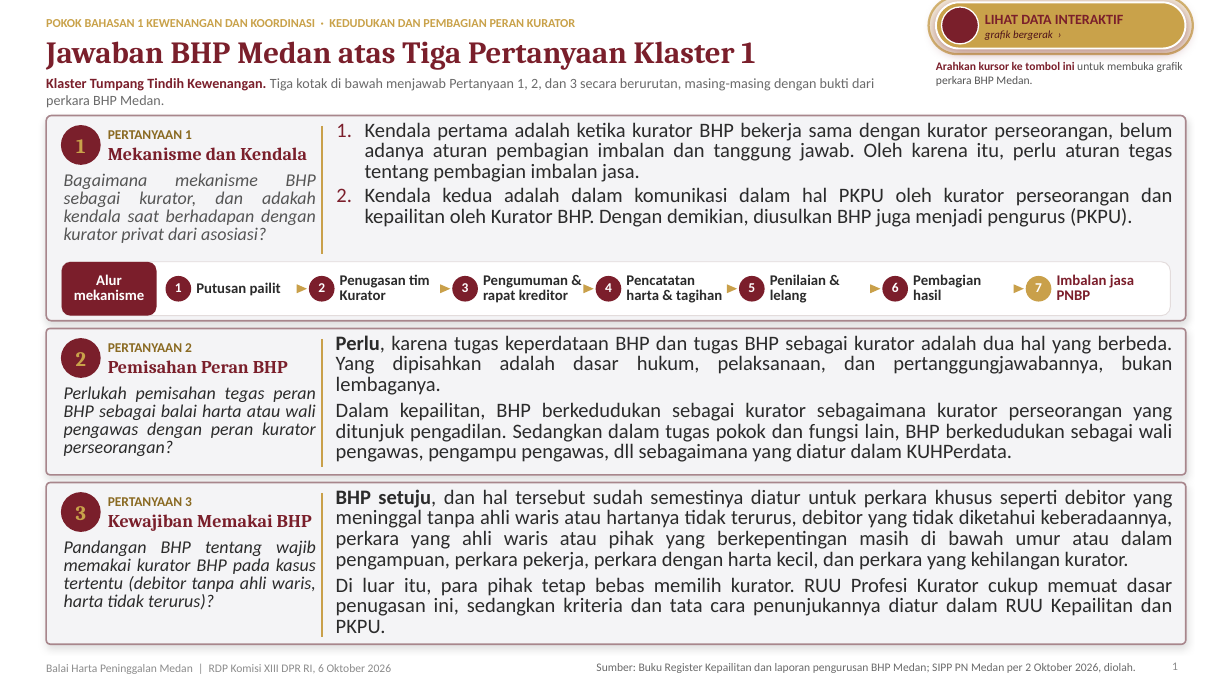
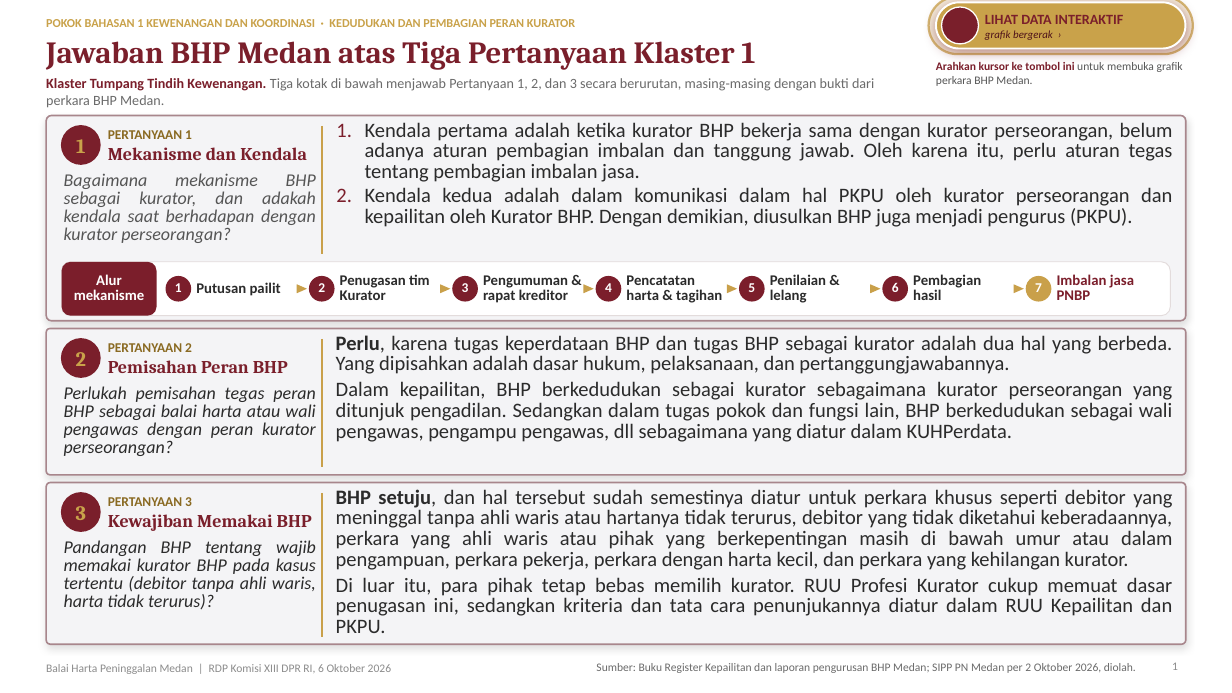
Before and after one commit to artheralawfirm-cloud/SAPAWALI, a slide deck: slide 1 of presentasi/slide-bhp-medan/BHP-Medan-Paparan-Klaster-1.pptx. Drawn at 1232x693 pixels with LibreOffice and Linux fonts; fonts in the diff are those of the drawing; background and template pictures are left out. Boxes give left, top, right and bottom in pixels: in the first picture for what was removed or moved away, otherwise in the second. Text is boxed around its words. In the diff, an @@ line names an element or a change of style, - is before the commit and + after.

```diff
--- a/presentasi/slide-bhp-medan/BHP-Medan-Paparan-Klaster-1.pptx
+++ b/presentasi/slide-bhp-medan/BHP-Medan-Paparan-Klaster-1.pptx
@@ text at [64, 173, 316, 243]: text changed @@
-Bagaimana mekanisme BHP sebagai kurator, dan adakah kendala saat berhadapan dengan kurator privat dari asosiasi?
+Bagaimana mekanisme BHP sebagai kurator, dan adakah kendala saat berhadapan dengan kurator perseorangan?
@@ text at [336, 335, 1173, 374]: text changed @@
-Perlu, karena tugas keperdataan BHP dan tugas BHP sebagai kurator adalah dua hal yang berbeda. Yang dipisahkan adalah dasar hukum, pelaksanaan, dan pertanggungjawabannya, bukan lembaganya.
+Perlu, karena tugas keperdataan BHP dan tugas BHP sebagai kurator adalah dua hal yang berbeda. Yang dipisahkan adalah dasar hukum, pelaksanaan, dan pertanggungjawabannya.
```
Also in this commit, not shown: 1 other file.
